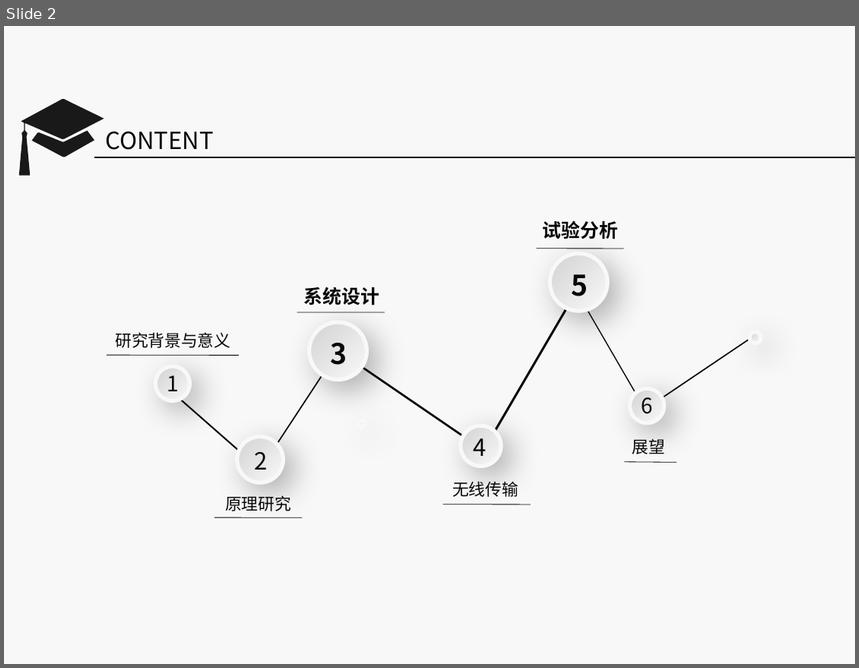
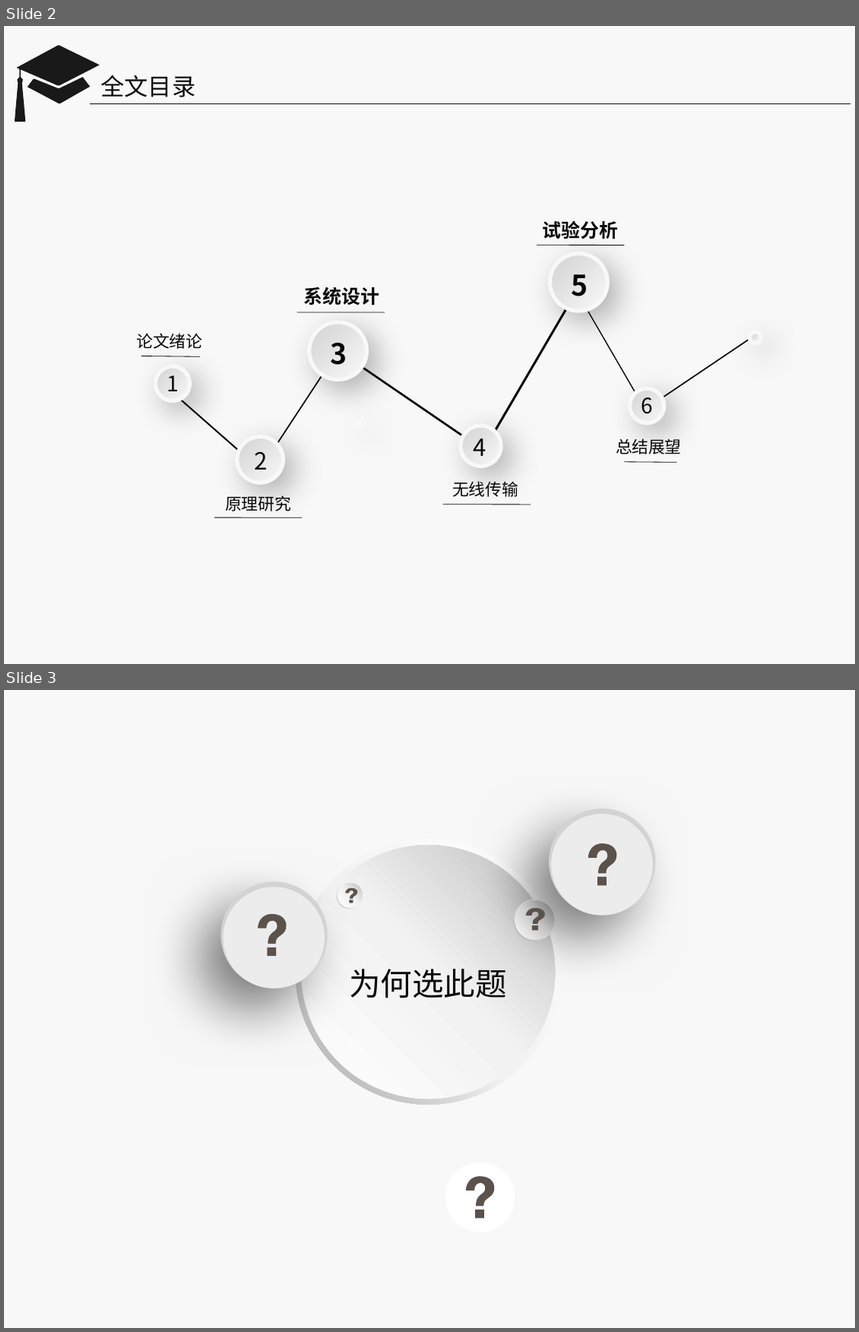
Before and after one commit to Junior888/paper, a slide deck: 论文答辩.pptx. Shown one above the other, each under a label of ours: slide 2 before the commit, slides 2 and 3 after it. The pictures are 859x668 and 859x1332 pixels, drawn with LibreOffice and Linux fonts; fonts in the diff are those of the drawing; background and template pictures are left out. Boxes give left, top, right and bottom in pixels: in the first picture for what was removed or moved away, otherwise in the second. Text is boxed around its words. In the diff, an @@ line names an element or a change of style, - is before the commit and + after.

```diff
--- a/论文答辩.pptx
+++ b/论文答辩.pptx
@@ slide 3 added at [4,690,855,1328], background picture (left out) @@
@@ ellipse added at [549,809,655,916], fill #D3D3D3 @@
@@ ellipse added at [551,814,652,915], fill #ECECEC @@
@@ donut added at [296,840,561,1106], fill gradient #FFFFFF to #F2F2F2 to #A6A6A6 @@
@@ ellipse added at [301,846,556,1100], fill gradient #FFFFFF to #F2F2F2 to #BFBFBF @@
@@ freeform shape added at [588,844,617,885], fill #5C524C @@
@@ ellipse added at [221,882,328,989], fill #D3D3D3 @@
@@ ellipse added at [223,888,324,989], fill #ECECEC @@
@@ donut added at [337,883,363,909], fill gradient #FFFFFF to #F2F2F2 to #A6A6A6 @@
@@ ellipse added at [338,883,363,908], fill gradient #FFFFFF to #F2F2F2 to #BFBFBF @@
@@ freeform shape added at [345,888,358,904], fill #5C524C @@
@@ freeform shape added at [259,915,287,957], fill #5C524C @@
@@ donut added at [514,900,554,941], fill gradient #FFFFFF to #F2F2F2 to #A6A6A6 @@
@@ ellipse added at [515,901,554,941], fill gradient #FFFFFF to #F2F2F2 to #BFBFBF @@
@@ freeform shape added at [526,908,545,931], fill #5C524C @@
@@ text added at [349,969,507,999], 20 pt, text #080808 @@
+为何选此题
@@ ellipse added at [446,1163,515,1233], fill #FFFFFF @@
@@ freeform shape added at [466,1177,494,1219], fill #5C524C @@
@@ slide 2 changed as well @@
@@ 2 freeform shapes, 1 line: place and size @@
-2 freeform shapes, 1 line at [18,99,855,176]
+2 freeform shapes, 1 line at [14,45,851,123]
@@ text at [101,75,196,97]: text changed @@
-CONTENT
+全文目录
@@ line moved from (536, 249) - (623, 249) to (538, 245) - (625, 245) @@
@@ text at [136,333,202,349]: text changed @@
-研究背景与意义
+论文绪论
@@ line moved from (106, 355) - (239, 355) to (142, 357) - (200, 357) @@
@@ text at [616,439,682,455]: text changed @@
-展望
+总结展望
```
Also in this commit, not shown: 8 other slides changed, 6 other slides added, 1 other file.
